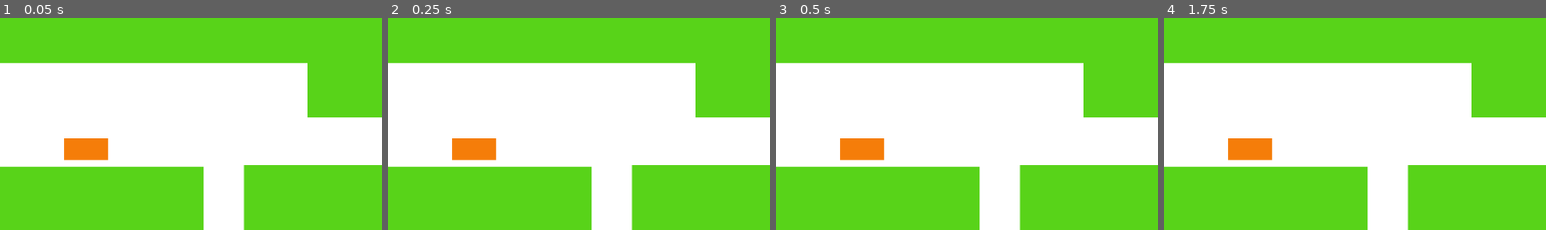
Above: before the commit, frames 1-4 (left to right).
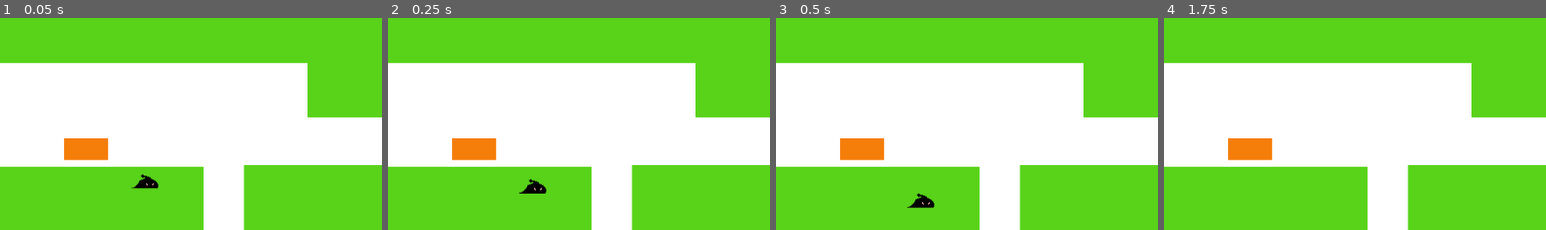
Above: after the commit, the same moments.

Repository: BigBodao/Estacio-GameJam
Game: Godot game, scene res://Node2D.tscn
Same seed, same stepped clock (60 frames per second), same inputs: the game is played once before the commit and once after it. The project has no main scene, so this scene is started directly.
Inputs:
- Up to frame 1 (0.05 s): no input
- Up to frame 2 (0.25 s): no input
- Up to frame 3 (0.5 s): no input
- Up to frame 4 (1.75 s): hold Right (ui_right) from 0.53 s (still down); tap Up (ui_up) at 0.77, 1.52 s; tap Enter at 1.25 s
The pictures show only the part of the screen within x 0-50%, y 50-100%; the shares and areas given below are measured in that part.

The runs differ from the first frame. In frame 1, 0.3% of the frame differs, in the area x 34-42%, y 73-81%; in frame 2, 0.3%, in the area x 34-42%, y 75-83%; in frame 3, 0.3%; in frame 4, nothing differs.

Commit message:
Atualização de Main
Sprites Add
Movimentação Add

Diff:
--- a/GameJam/Node2D.tscn
+++ b/GameJam/Node2D.tscn
@@ -1,6 +1,8 @@
-[gd_scene format=2]
+[gd_scene load_steps=2 format=2]
 
-[node name="Node2D" type="Node2D"]
+[ext_resource path="res://Scenes/Slime.tscn" type="PackedScene" id=1]
+
+[node name="Cenário de Teste" type="Node2D"]
 
 [node name="ColorRect" type="ColorRect" parent="."]
 anchor_top = 1.0
@@ -11,7 +13,7 @@
 margin_bottom = 608.0
 
 [node name="ColorRect2" type="ColorRect" parent="."]
-margin_left = -8.0
+margin_left = -58.0
 margin_top = 515.0
 margin_right = 273.0
 margin_bottom = 635.0
@@ -20,7 +22,7 @@
 [node name="ColorRect3" type="ColorRect" parent="."]
 margin_left = 327.0
 margin_top = 513.0
-margin_right = 1030.0
+margin_right = 1084.0
 margin_bottom = 633.0
 color = Color( 0.34902, 0.831373, 0.101961, 1 )
 
@@ -79,3 +81,6 @@
 margin_right = 145.0
 margin_bottom = 506.0
 color = Color( 0.964706, 0.494118, 0.0392157, 1 )
+
+[node name="Slime" parent="." instance=ExtResource( 1 )]
+position = Vector2( 192, 480 )
--- /dev/null
+++ b/GameJam/Scenes/Circo.tscn
@@ -0,0 +1,22 @@
+[gd_scene load_steps=4 format=2]
+
+[ext_resource path="res://Scenes/Slime.tscn" type="PackedScene" id=1]
+[ext_resource path="res://Sprites/Sprite-0002.png" type="Texture" id=2]
+
+[sub_resource type="RectangleShape2D" id=1]
+extents = Vector2( 512, 20 )
+
+[node name="Circo" type="Node2D"]
+
+[node name="StaticBody2D" type="StaticBody2D" parent="."]
+position = Vector2( 512, 580 )
+
+[node name="CollisionShape2D" type="CollisionShape2D" parent="StaticBody2D"]
+shape = SubResource( 1 )
+
+[node name="Sprite" type="Sprite" parent="StaticBody2D"]
+scale = Vector2( 29.1714, 1 )
+texture = ExtResource( 2 )
+
+[node name="KinematicBody2D" parent="." instance=ExtResource( 1 )]
+position = Vector2( 397, 354 )
--- a/GameJam/Scenes/Slime.tscn
+++ b/GameJam/Scenes/Slime.tscn
@@ -1,18 +1,16 @@
 [gd_scene load_steps=4 format=2]
 
-[ext_resource path="res://Scripts/SlimeMov2.gd" type="Script" id=1]
-[ext_resource path="res://Sprites/Sprite-0002.png" type="Texture" id=2]
+[ext_resource path="res://Scripts/SlimeMov.gd" type="Script" id=1]
+[ext_resource path="res://Sprites/Personagem/SteveSupremo_Andando/SteveSupremoAndando1.png" type="Texture" id=2]
 
 [sub_resource type="RectangleShape2D" id=1]
 extents = Vector2( 32, 32 )
 
-[node name="Slime" type="KinematicBody2D"]
+[node name="KinematicBody2D" type="KinematicBody2D"]
 script = ExtResource( 1 )
 
 [node name="CollisionShape2D" type="CollisionShape2D" parent="."]
 shape = SubResource( 1 )
 
 [node name="Sprite" type="Sprite" parent="."]
-position = Vector2( 1.66893e-06, 2.38419e-06 )
-scale = Vector2( 1.77143, 1.77143 )
 texture = ExtResource( 2 )
--- /dev/null
+++ b/GameJam/Scripts/SlimeMov.gd
@@ -0,0 +1,23 @@
+extends KinematicBody2D
+
+#constantes
+const Gravity := 200.00
+const WalkS := 200
+
+#vetor Velocidade
+var vel = Vector2()
+
+func _physics_process(delta):
+	#A slime é afetada pela gravidade
+	vel.y += delta * Gravity
+
+	#Olhar inputs
+	if Input.is_action_pressed("ui_left"):
+		vel.x = -WalkS
+	elif Input.is_action_pressed("ui_right"):
+		vel.x = WalkS
+	else:
+		vel.x = 0
+
+	#Botar o movimento em prática
+	move_and_slide(vel, Vector2.UP)
--- /dev/null
+++ b/GameJam/main.tscn
@@ -0,0 +1,3 @@
+[gd_scene format=2]
+
+[node name="main" type="Node"]
--- a/GameJam/project.godot
+++ b/GameJam/project.godot
@@ -7,16 +7,6 @@
 ;   param=value ; assign values to parameters
 
 config_version=4
-
-_global_script_classes=[ {
-"base": "KinematicBody2D",
-"class": "PlatformerController2D",
-"language": "GDScript",
-"path": "res://Scripts/SlimeMov2.gd"
-} ]
-_global_script_class_icons={
-"PlatformerController2D": ""
-}
 
 [application]
 
Binary file added: GameJam/Sprites/Personagem/SteveGato_idle/GatOidle1.png
Not shown, added: GameJam/Sprites/Personagem/SteveGato_idle/GatOidle1.png.import
Binary file added: GameJam/Sprites/Personagem/SteveGato_idle/GatOidle2.png
Not shown, added: GameJam/Sprites/Personagem/SteveGato_idle/GatOidle2.png.import
Binary file added: GameJam/Sprites/Personagem/SteveGato_idle/GatOidle3.png
Not shown, added: GameJam/Sprites/Personagem/SteveGato_idle/GatOidle3.png.import
Binary file added: GameJam/Sprites/Personagem/SteveGato_idle/GatOidle4.png
Not shown, added: GameJam/Sprites/Personagem/SteveGato_idle/GatOidle4.png.import
Binary file added: GameJam/Sprites/Personagem/SteveGato_idle/GatOidle5.png
Not shown, added: GameJam/Sprites/Personagem/SteveGato_idle/GatOidle5.png.import
Binary file added: GameJam/Sprites/Personagem/SteveSupremo_Andando/SteveSupremoAndando1.png
Not shown, added: GameJam/Sprites/Personagem/SteveSupremo_Andando/SteveSupremoAndando1.png.import
(and 34 more such lines)
